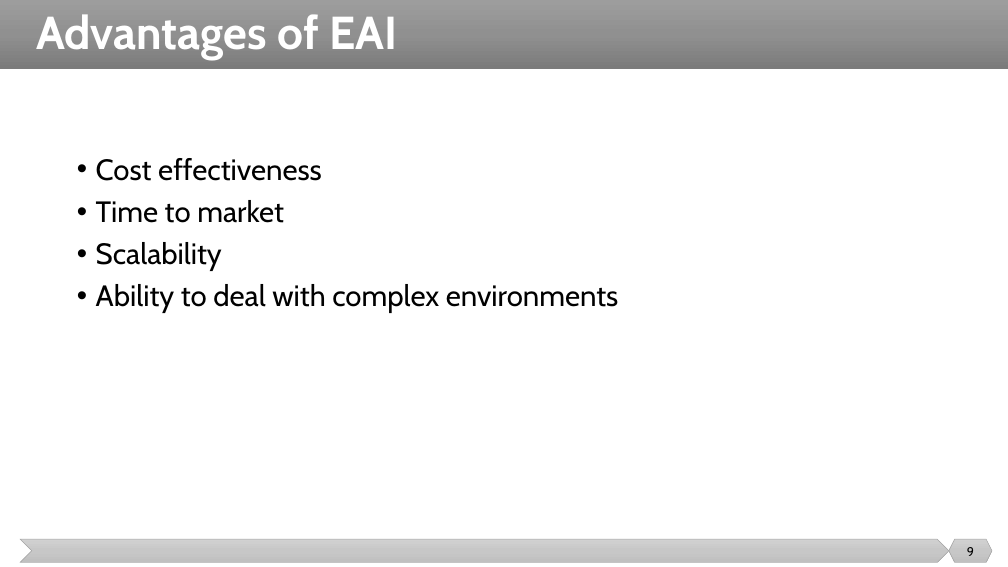
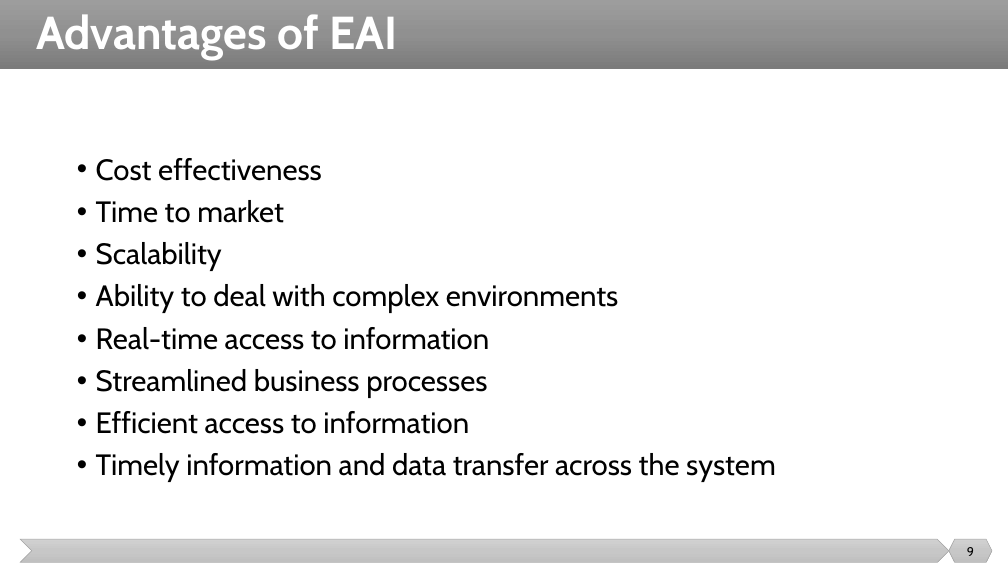
Before and after one commit to malenezi/malenezi, a slide deck: slide 9 of SE495/Lectures/2-Enterprise Application Architecture (EAI)/Enterprise Application Architecture (EAI).pptx. Drawn at 1008x567 pixels with LibreOffice and Linux fonts; fonts in the diff are those of the drawing. Boxes give left, top, right and bottom in pixels: in the first picture for what was removed or moved away, otherwise in the second. Text is boxed around its words. In the diff, an @@ line names an element or a change of style, - is before the commit and + after.

```diff
--- a/SE495/Lectures/2-Enterprise Application Architecture (EAI)/Enterprise Application Architecture (EAI).pptx
+++ b/SE495/Lectures/2-Enterprise Application Architecture (EAI)/Enterprise Application Architecture (EAI).pptx
@@ text at (96,327,776,482): paragraphs added @@
+• Real-time access to information
+• Streamlined business processes
+• Efficient access to information
+• Timely information and data transfer across the system
```
Also in this commit, not shown: 3 other slides changed, 1 other file.
